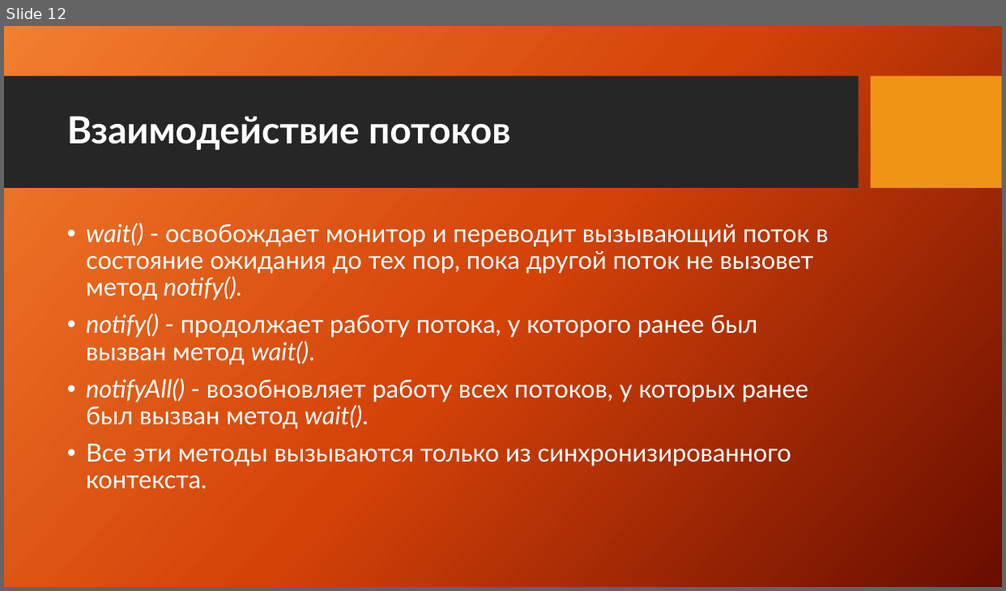
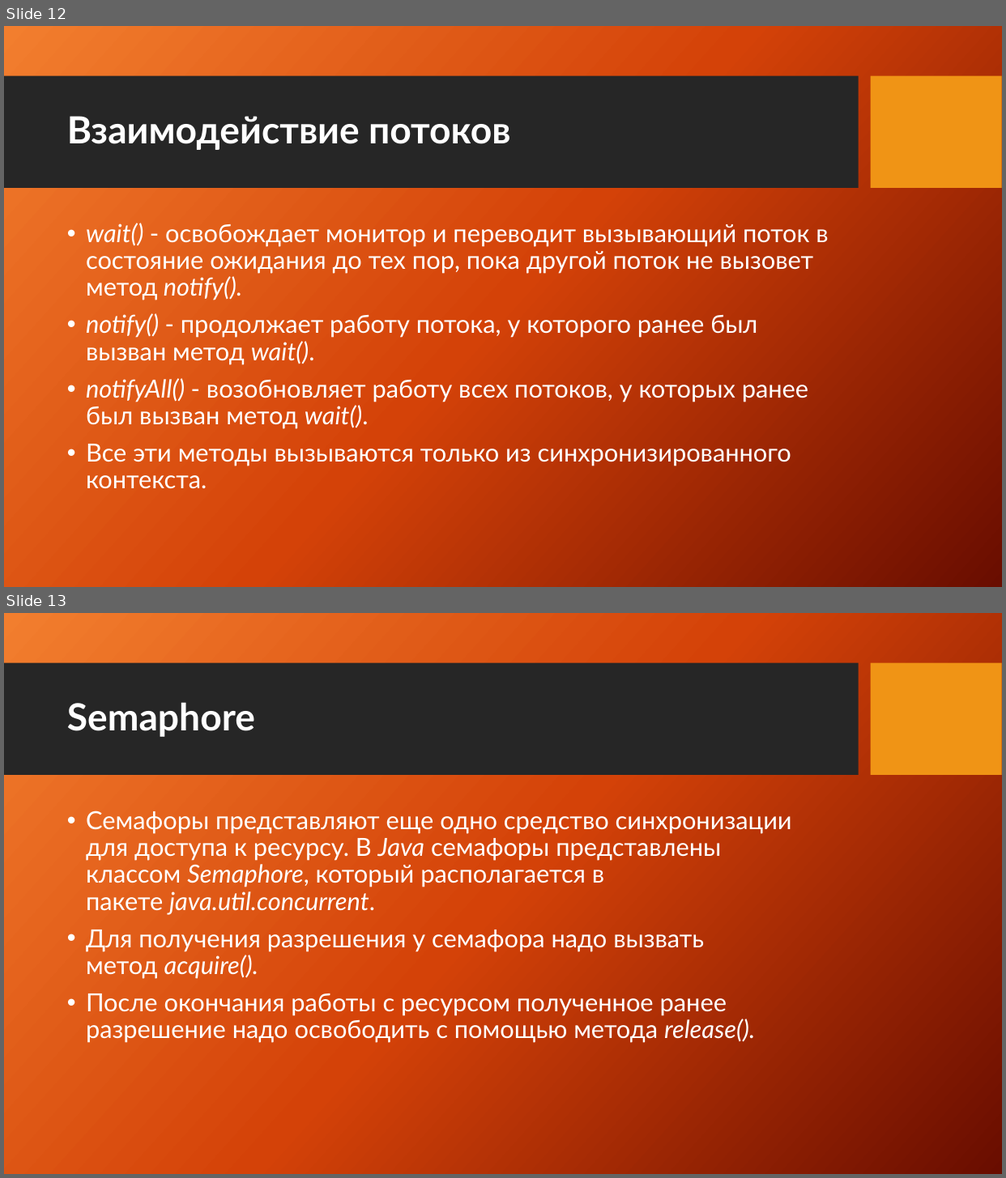
Before and after one commit to XLelarX/Courses, a slide deck: multithreading/presentation.pptx. Shown one above the other, each under a label of ours: slide 12 before the commit, slides 12 and 13 after it. The pictures are 1006x591 and 1006x1178 pixels, drawn with LibreOffice and Linux fonts; fonts in the diff are those of the drawing; background and template pictures are left out. Boxes give left, top, right and bottom in pixels: in the first picture for what was removed or moved away, otherwise in the second. Text is boxed around its words. In the diff, an @@ line names an element or a change of style, - is before the commit and + after.

```diff
--- a/multithreading/presentation.pptx
+++ b/multithreading/presentation.pptx
@@ slide 13 added at [4,613,1002,1174], background picture (left out); not listed: 2 template elements that a slide beside it also shows @@
@@ title added at [67,702,255,737], 36 pt, text #FFFFFF, bold @@
+Semaphore
@@ text added at [86,811,792,1043], 24 pt, text #FFFFFF @@
+• Семафоры представляют еще одно средство синхронизации для доступа к ресурсу. В Java семафоры представлены классом Semaphore, который располагается в пакете java.util.concurrent.
+• Для получения разрешения у семафора надо вызвать метод acquire().
+• После окончания работы с ресурсом полученное ранее разрешение надо освободить с помощью метода release().
```
Also in this commit, not shown: 7 other slides added, 4 other files.
